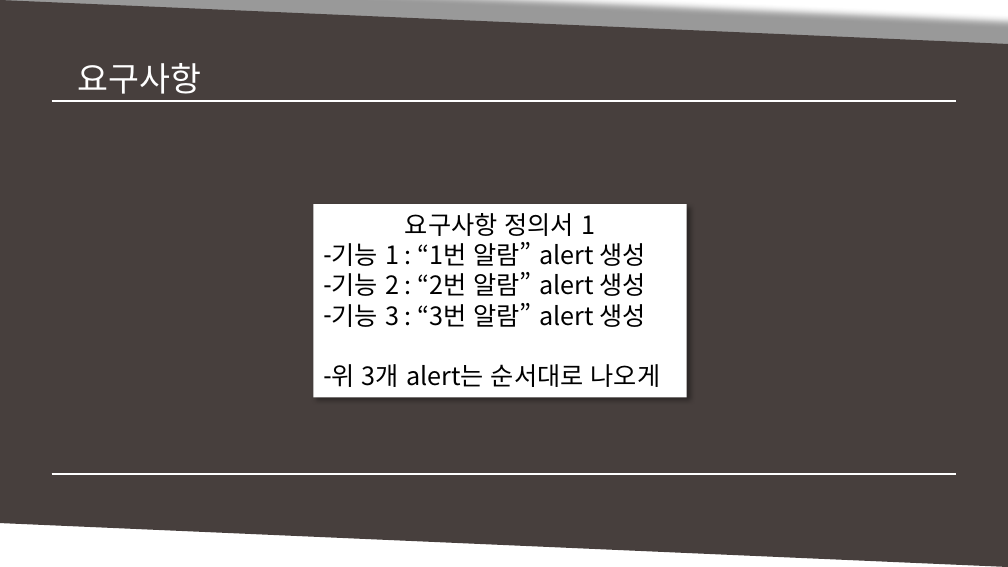
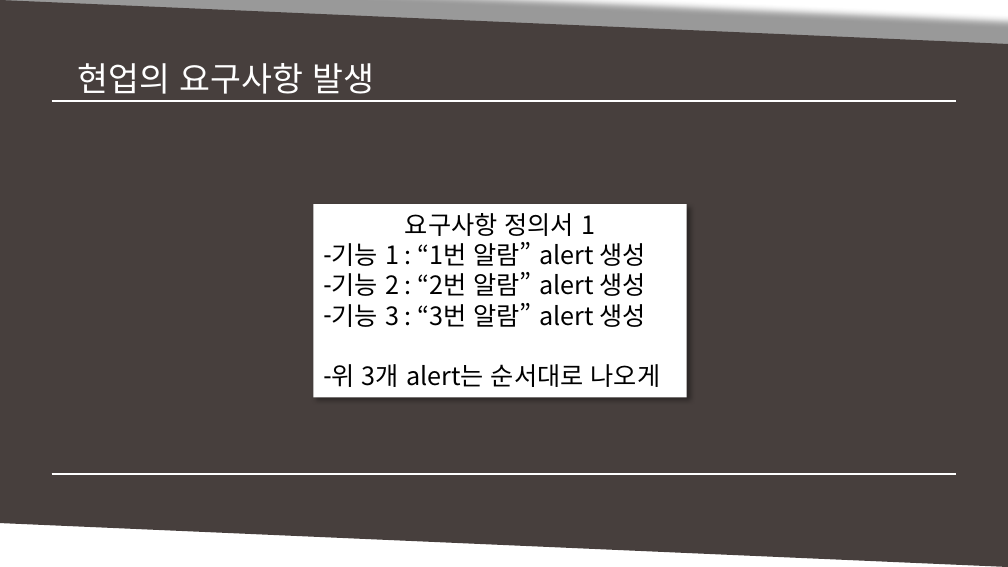
Before and after one commit to MinSikMoon/pptgit, a slide deck: slide 22 of git발표.pptx (slide 19 before the commit). Drawn at 1008x567 pixels with LibreOffice and Linux fonts; fonts in the diff are those of the drawing. Boxes give left, top, right and bottom in pixels: in the first picture for what was removed or moved away, otherwise in the second. Text is boxed around its words. In the diff, an @@ line names an element or a change of style, - is before the commit and + after.

```diff
--- a/git발표.pptx
+++ b/git발표.pptx
@@ text at <box>77,63,375,101</box>: text changed @@
-요구사항
+현업의 요구사항 발생
```
Also in this commit, not shown: 13 other slides changed, 7 slides added, 1 slide removed.
